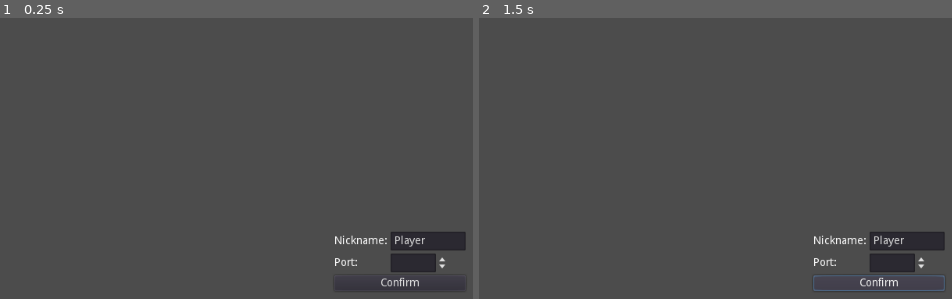
Above: before the commit, frames 1-2 (left to right).
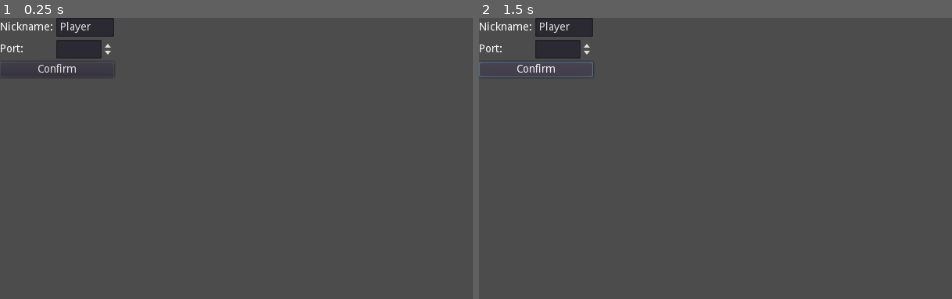
Above: after the commit, the same moments.

Repository: Shatur/joke-science
Game: Godot game, scene res://ui/start_game/start_game.tscn
Same seed, same stepped clock (60 frames per second), same inputs: the game is played once before the commit and once after it. This scene is started directly instead of the project's main scene.
Inputs:
- Up to frame 1 (0.25 s): no input
- Up to frame 2 (1.5 s): click "Confirm" at 0.5 s; click "Confirm" at 1.25 s

The runs differ from the first frame. In frame 1, 3.9% of the frame differs, in the area x 0-99%, y 0-97%; in frame 2, 4.2%, in the area x 0-99%, y 0-98%.

Commit message:
Tune UI positions

Diff:
--- a/ui/main_menu.tscn
+++ b/ui/main_menu.tscn
@@ -44,6 +44,10 @@
 
 [node name="HostGame" parent="." instance=ExtResource( 3 )]
 visible = false
+anchor_left = 0.5
+anchor_top = 0.5
+anchor_right = 0.5
+anchor_bottom = 0.5
 margin_left = -89.5
 margin_top = -62.0
 margin_right = 89.5
@@ -51,7 +55,13 @@
 
 [node name="JoinGame" parent="." instance=ExtResource( 2 )]
 visible = false
+anchor_left = 0.5
+anchor_top = 0.5
+anchor_right = 0.5
+anchor_bottom = 0.5
+margin_left = -77.0
 margin_top = -62.0
+margin_right = 77.0
 margin_bottom = 62.0
 
 [node name="BackButton" type="Button" parent="."]
--- a/ui/session/game_session.tscn
+++ b/ui/session/game_session.tscn
@@ -15,6 +15,9 @@
 }
 
 [node name="PlayerTree" parent="." instance=ExtResource( 2 )]
+margin_right = 200.0
+margin_bottom = 600.0
+rect_min_size = Vector2( 200, 0 )
 
 [node name="BoardContainer" type="VBoxContainer" parent="."]
 visible = false
--- a/ui/session/player_tree.tscn
+++ b/ui/session/player_tree.tscn
@@ -3,10 +3,6 @@
 [ext_resource path="res://ui/session/player_tree.gd" type="Script" id=1]
 
 [node name="PlayerTree" type="Tree"]
-margin_right = 200.0
-margin_bottom = 600.0
-rect_min_size = Vector2( 200, 0 )
-size_flags_stretch_ratio = 0.3
 columns = 2
 hide_root = true
 script = ExtResource( 1 )
--- a/ui/start_game/host_game.tscn
+++ b/ui/start_game/host_game.tscn
@@ -6,13 +6,10 @@
 [node name="HostGame" instance=ExtResource( 1 )]
 script = ExtResource( 2 )
 
-[node name="GridContainer" parent="." index="0"]
-margin_bottom = 52.0
-
-[node name="PortLabel" parent="GridContainer" index="0"]
+[node name="NicknameLabel" parent="GridContainer" index="0"]
 margin_right = 90.0
 
-[node name="PortSpinBox" parent="GridContainer" index="1"]
+[node name="NicknameEdit" parent="GridContainer" index="1"]
 margin_left = 94.0
 margin_right = 168.0
 
@@ -33,6 +30,18 @@
 min_value = 3.0
 value = 3.0
 
+[node name="PortLabel" parent="GridContainer" index="4"]
+margin_top = 61.0
+margin_right = 90.0
+margin_bottom = 75.0
+
+[node name="PortSpinBox" parent="GridContainer" index="5"]
+margin_left = 94.0
+margin_top = 56.0
+margin_right = 168.0
+margin_bottom = 80.0
+
 [node name="ConfirmButton" parent="." index="1"]
-margin_top = 56.0
-margin_bottom = 76.0
+margin_top = 84.0
+margin_right = 168.0
+margin_bottom = 104.0
--- a/ui/start_game/join_game.tscn
+++ b/ui/start_game/join_game.tscn
@@ -22,7 +22,7 @@
 [node name="IpLineEdit" type="LineEdit" parent="GridContainer" index="3"]
 margin_left = 72.0
 margin_top = 28.0
-margin_right = 168.0
+margin_right = 146.0
 margin_bottom = 52.0
 size_flags_horizontal = 3
 text = "127.0.0.1"
--- a/ui/start_game/start_game.tscn
+++ b/ui/start_game/start_game.tscn
@@ -3,21 +3,13 @@
 [ext_resource path="res://ui/start_game/start_game.gd" type="Script" id=1]
 
 [node name="StartGame" type="VBoxContainer"]
-anchor_left = 0.5
-anchor_top = 0.5
-anchor_right = 0.5
-anchor_bottom = 0.5
-margin_left = -84.0
-margin_top = -26.0
-margin_right = 84.0
-margin_bottom = 26.0
 script = ExtResource( 1 )
 __meta__ = {
 "_edit_use_anchors_": false
 }
 
 [node name="GridContainer" type="GridContainer" parent="."]
-margin_right = 168.0
+margin_right = 146.0
 margin_bottom = 52.0
 columns = 2
 
@@ -29,7 +21,7 @@
 
 [node name="NicknameEdit" type="LineEdit" parent="GridContainer"]
 margin_left = 72.0
-margin_right = 168.0
+margin_right = 146.0
 margin_bottom = 24.0
 size_flags_horizontal = 3
 text = "Player"
@@ -51,14 +43,11 @@
 
 [node name="ConfirmButton" type="Button" parent="."]
 margin_top = 56.0
-margin_right = 168.0
+margin_right = 146.0
 margin_bottom = 76.0
 text = "Confirm"
 
 [node name="ErrorDialog" type="AcceptDialog" parent="."]
-margin_right = 55.0
-margin_bottom = 58.0
-window_title = "Внимание!"
 
 [connection signal="text_changed" from="GridContainer/NicknameEdit" to="." method="_on_nickname_changed"]
 [connection signal="pressed" from="ConfirmButton" to="." method="_confirm"]
